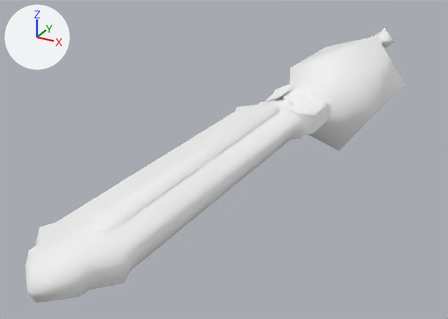
A saved change to the glTF model docs/models/weapons/w14/041.glb.
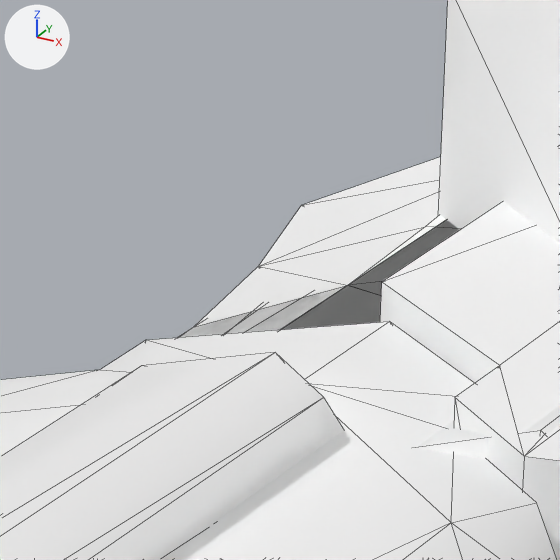
There are two pictures of each version: one whole from a 50 mm lens placed at (1.09, -3.47, 0.96), pointed at (-0.21, -1.11, -0.22), one close up on the part from 55% to 67% of the width and 22% to 39% of the height. Every picture has the same lights, and +X, +Y and +Z are marked at upper left. The last two pictures show the newer version. The close-ups show mesh edges as thin lines. Vertices at exactly the same position are counted once.

Objects in the first close-up: 'Group[0]', 'Group[100]', 'Group[1]', 'Group[24]', 'Group[2]', 'Group[4]'.
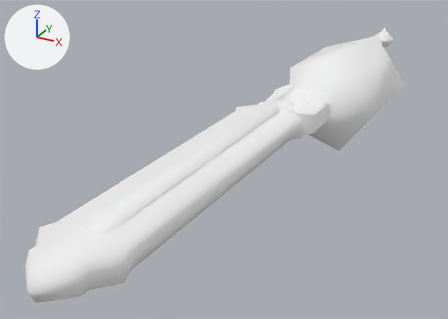
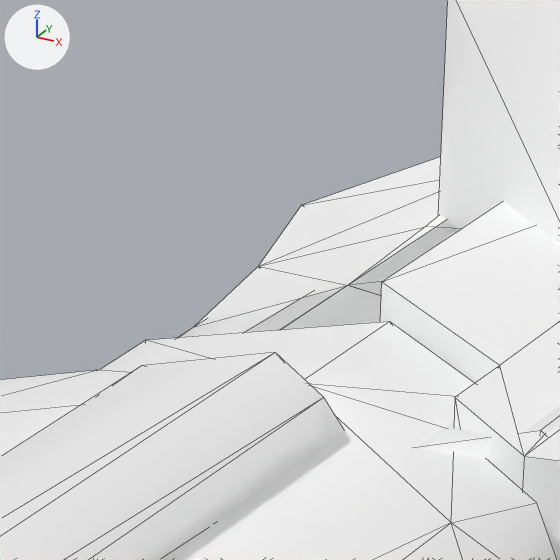
Where the change shows, as pixel boxes [x1, y1, x2, y2] in the close-ups (560 x 560 px):
part 1 of me_group_1, deleted: before [177, 221, 457, 338]
part 2 of me_group_2, deleted (mostly hidden): before [180, 291, 334, 337]

Diff of the bpy script that builds the scene:
```diff
--- a/docs/models/weapons/w14/041.glb.py
+++ b/docs/models/weapons/w14/041.glb.py
@@ me_group_1 @@
 # used by ob_group_1; location = (0.0, 0.0, 0.0)
-me_group_1.from_pydata(...)  # 65 vertices, 132 faces; spans x -0.17..0.13, y -1.98..0.63, z -0.08..0.08
+me_group_1.from_pydata(...)  # 59 vertices, 104 faces; spans x -0.17..0.13, y -1.98..0.63, z -0.08..0.08
+# me_group_1 part 1
+# 6 vertices are removed from x -0.13..0.13, y -1.68..-0.21, z -0.03..0.03
+# 16 faces are deleted
+# other edits to the shape of me_group_1 do not show in these pictures
 me_group_1.materials.append(mat_xfb__e_m00_gaxe041_env)
@@ me_group_2 @@
 # used by ob_group_2; location = (0.0, 0.0, 0.0)
-me_group_2.from_pydata(...)  # 68 vertices, 132 faces; spans x -0.17..0.13, y -2.3..0.9, z -0.08..0.08
+me_group_2.from_pydata(...)  # 59 vertices, 104 faces; spans x -0.17..0.13, y -2.3..0.9, z -0.08..0.08
+# me_group_2 part 2: the loose piece of 8 vertices spanning x -0.13..0.13, y -1.15..-0.55, z -0.03..0.03 is deleted
+# other edits to the shape of me_group_2 do not show in these pictures
 me_group_2.materials.append(mat_xfb__e_m00_gaxe041_env)
```
